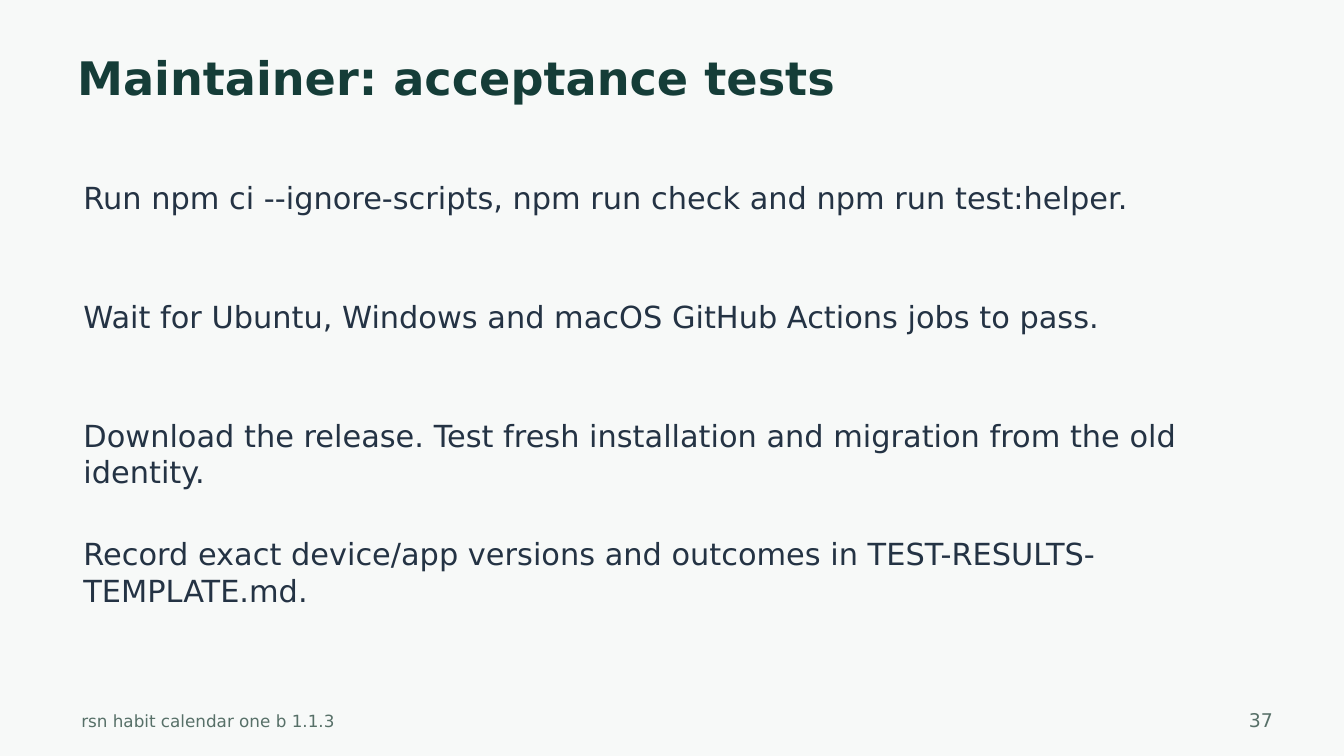
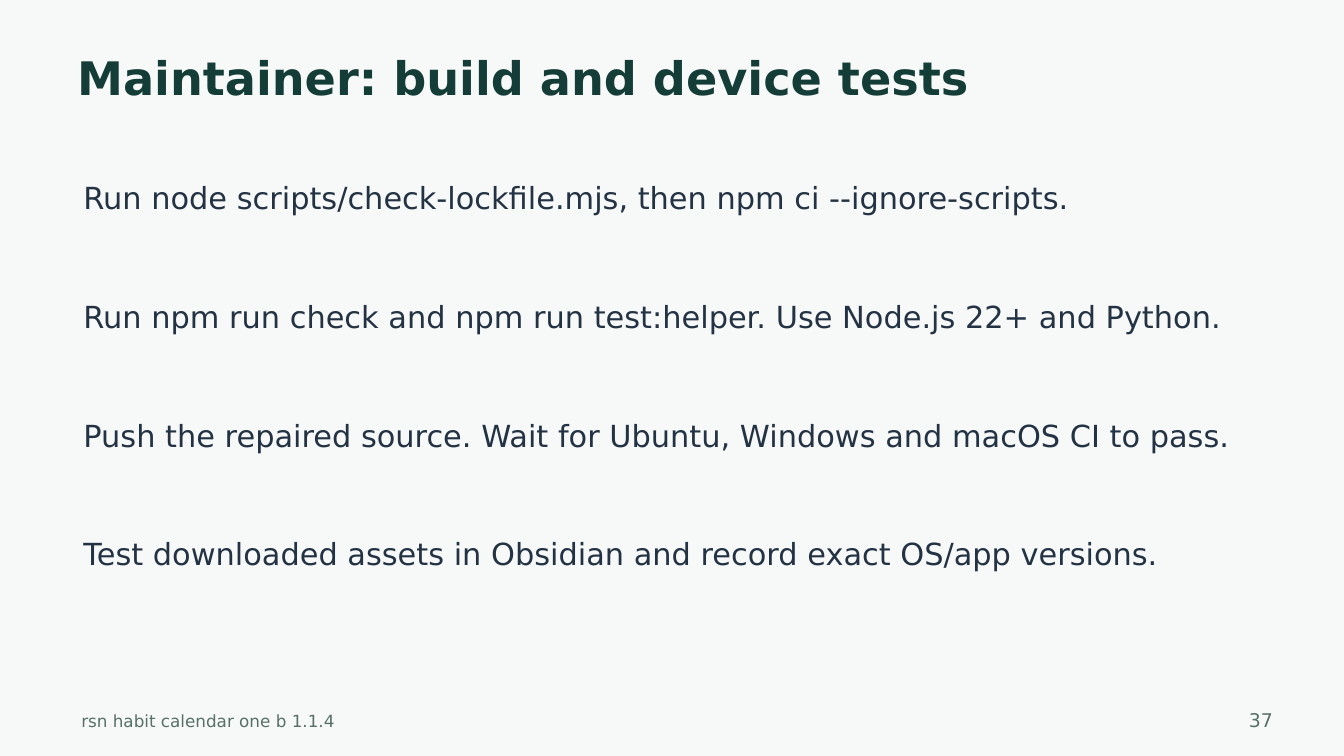
Before and after one commit to harharhari/rsn-habit-tracker-obsidian-plugin, a slide deck: slide 37 of docs/rsn-habit-calendar-one-b-tutorial.pptx. Drawn at 1344x756 pixels with LibreOffice and Linux fonts; fonts in the diff are those of the drawing. Boxes give left, top, right and bottom in pixels: in the first picture for what was removed or moved away, otherwise in the second. Text is boxed around its words. In the diff, an @@ line names an element or a change of style, - is before the commit and + after.

Commit message:
1. fixed errors for github build and review 2. as on 2026-10-23

```diff
--- a/docs/rsn-habit-calendar-one-b-tutorial.pptx
+++ b/docs/rsn-habit-calendar-one-b-tutorial.pptx
@@ text at (77, 60, 968, 96): text changed @@
-Maintainer: acceptance tests
+Maintainer: build and device tests
@@ text at (83, 186, 1068, 215): text changed @@
-Run npm ci --ignore-scripts, npm run check and npm run test:helper.
+Run node scripts/check-lockfile.mjs, then npm ci --ignore-scripts.
@@ text at (83, 305, 1221, 334): text changed @@
-Wait for Ubuntu, Windows and macOS GitHub Actions jobs to pass.
+Run npm run check and npm run test:helper. Use Node.js 22+ and Python.
@@ text at (83, 424, 1229, 453): text changed @@
-Download the release. Test fresh installation and migration from the old identity.
+Push the repaired source. Wait for Ubuntu, Windows and macOS CI to pass.
@@ text at (83, 542, 1158, 571): text changed @@
-Record exact device/app versions and outcomes in TEST-RESULTS-TEMPLATE.md.
+Test downloaded assets in Obsidian and record exact OS/app versions.
@@ text at (81, 714, 335, 727): text changed @@
-rsn habit calendar one b 1.1.3
+rsn habit calendar one b 1.1.4
```
Also in this commit, not shown: 37 other slides changed, 26 other files.
